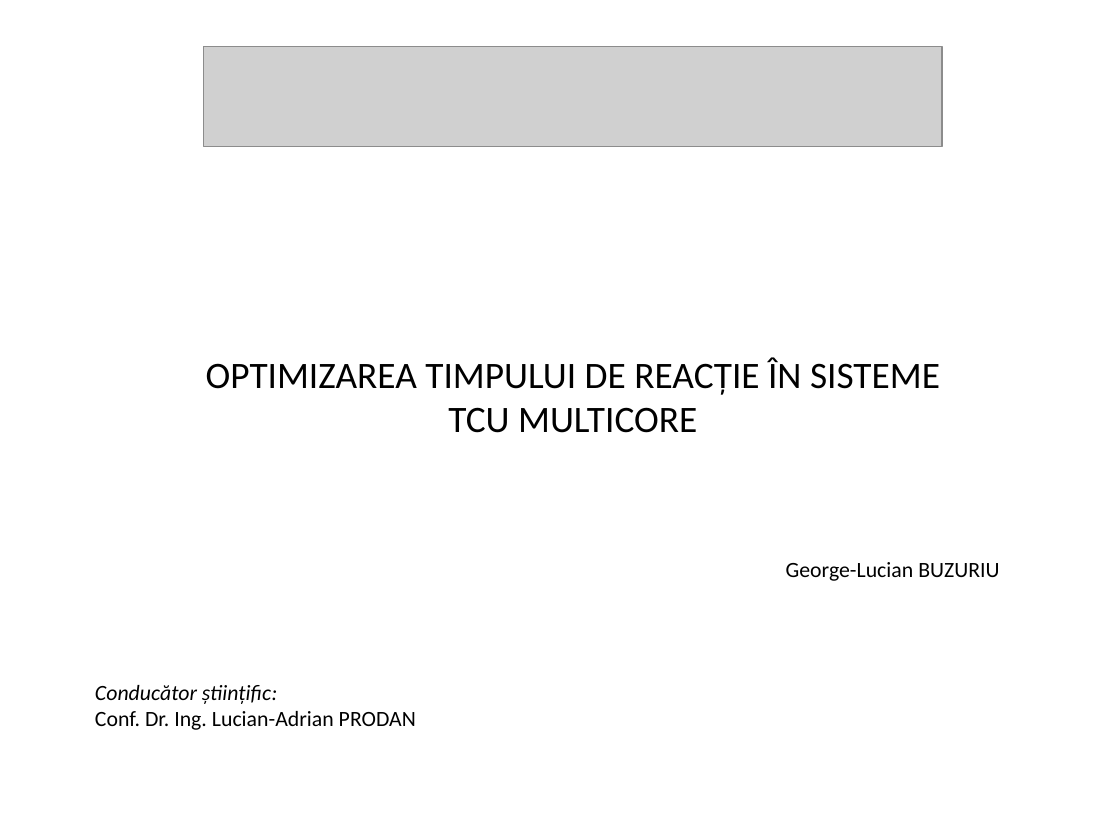
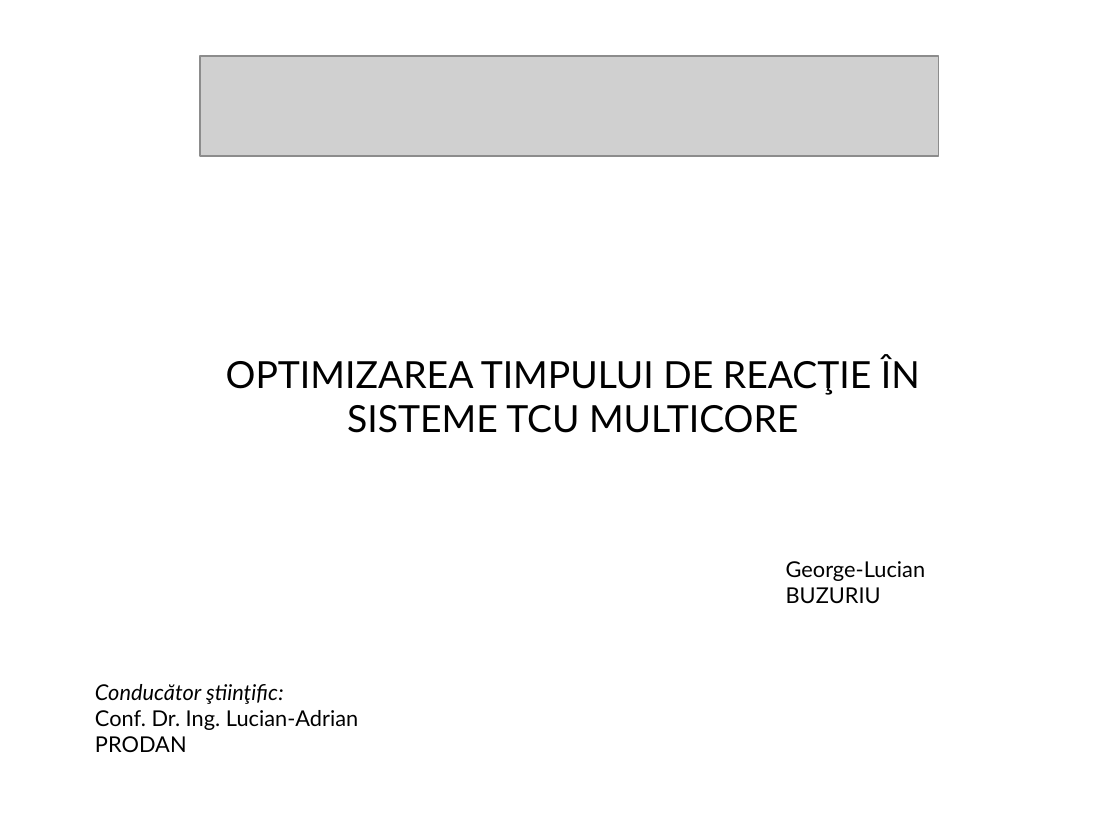
Before and after one commit to FICproject/WebGL, a slide deck: slide 1 of Licenta_Luca _1.ppt. Drawn at 1120x840 pixels with LibreOffice and Linux fonts; fonts in the diff are those of the drawing; grey boxes stand for pictures; background and template pictures are left out. Boxes give left, top, right and bottom in pixels: in the first picture for what was removed or moved away, otherwise in the second. Text is boxed around its words. In the diff, an @@ line names an element or a change of style, - is before the commit and + after.

```diff
--- a/Licenta_Luca _1.ppt
+++ b/Licenta_Luca _1.ppt
@@ picture: place and size @@
-picture at [204, 47, 942, 147]
+picture at [200, 56, 939, 156]
@@ font Calibri to Lato in 3 elements at [226, 355, 920, 433], [786, 561, 926, 604], [95, 684, 358, 752] @@
```
Also in this commit, not shown: 8 other slides changed, 1 slide added, 1 other file.
